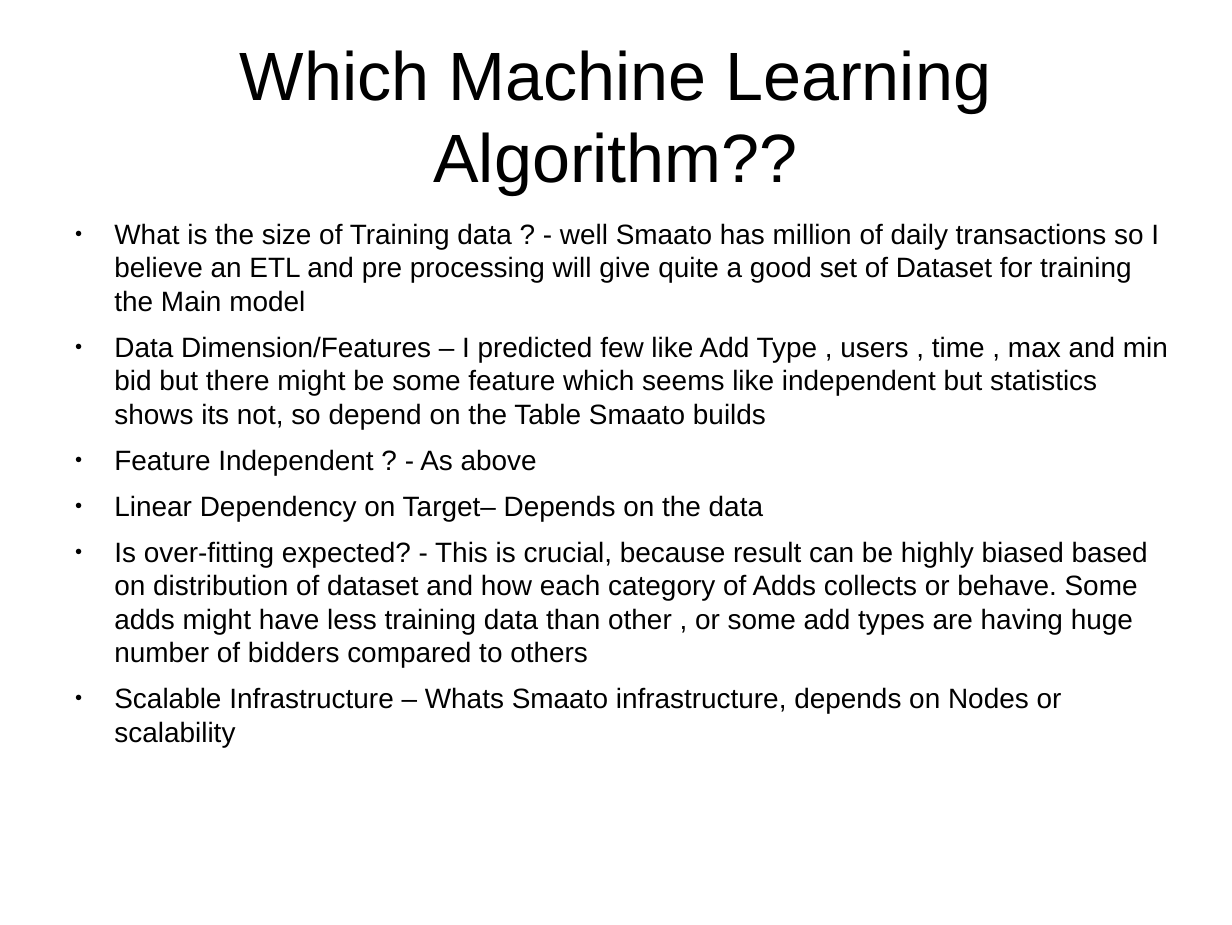
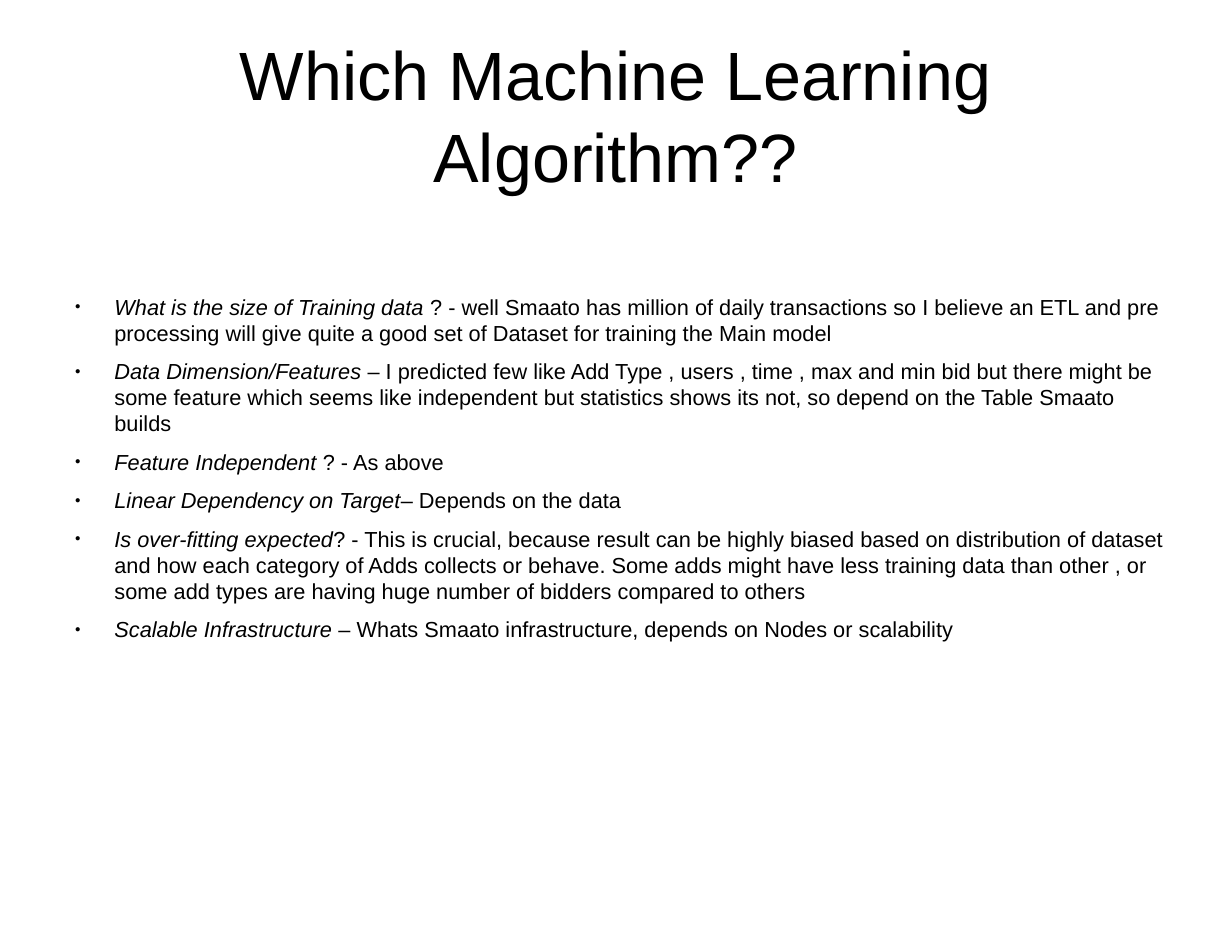
Before and after one commit to abhishek-ch/evolveML, a slide deck: slide 6 of data/smaato.odp (slide 3 before the commit). Drawn at 1232x925 pixels with LibreOffice and Linux fonts; fonts in the diff are those of the drawing. Boxes give left, top, right and bottom in pixels: in the first picture for what was removed or moved away, otherwise in the second. Text is boxed around its words. In the diff, an @@ line names an element or a change of style, - is before the commit and + after.

```diff
--- a/data/smaato.odp
+++ b/data/smaato.odp
@@ text "What is the size of ..." at bbox=[114, 299, 1162, 642]: size 18 to 14 pt; italic on in "What is the size of Training data", "Data Dimension/Features", "Feature Independent", "Linear Dependency on Target–" and 2 more places @@
```
Also in this commit, not shown: 5 other slides changed, 2 slides added.
